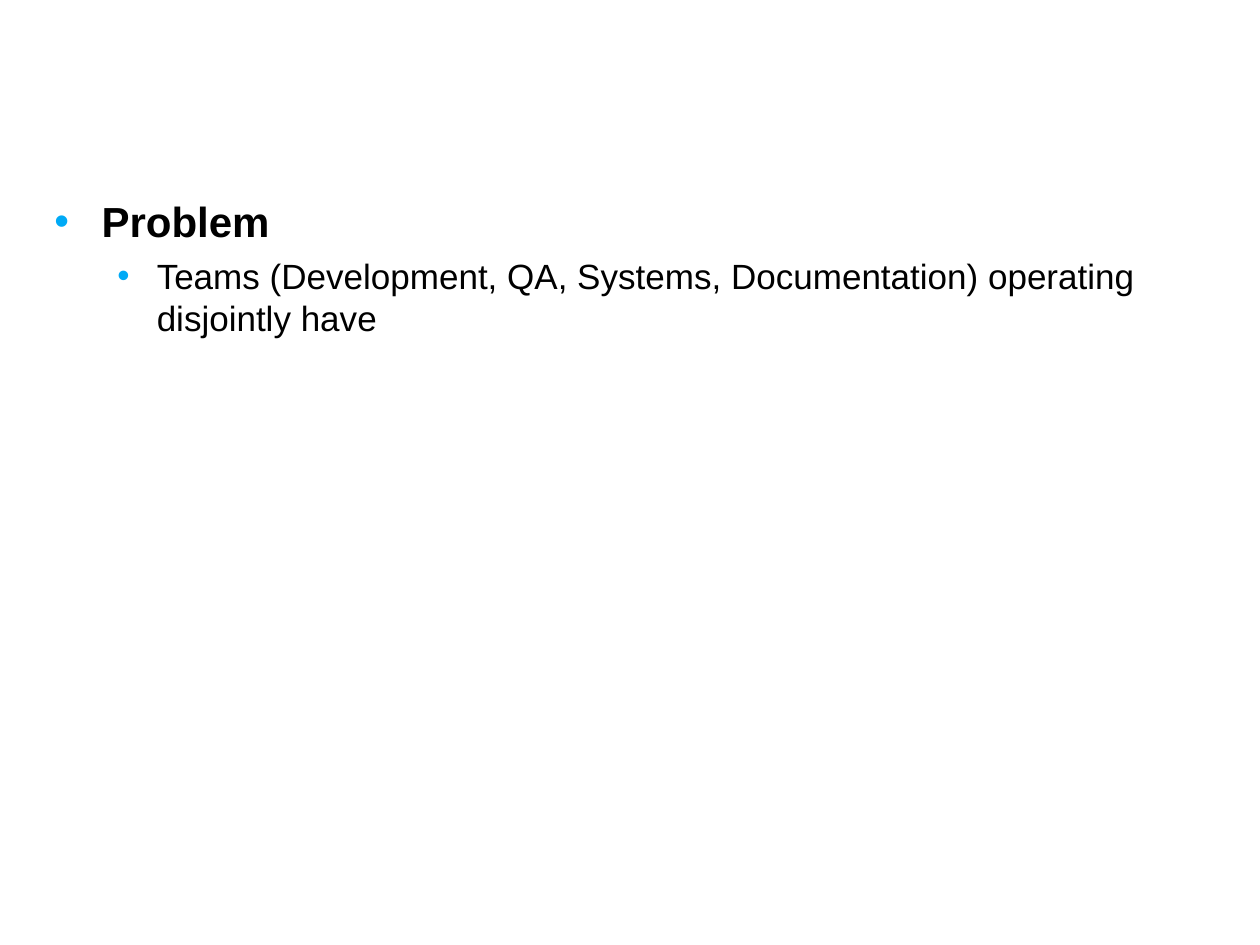
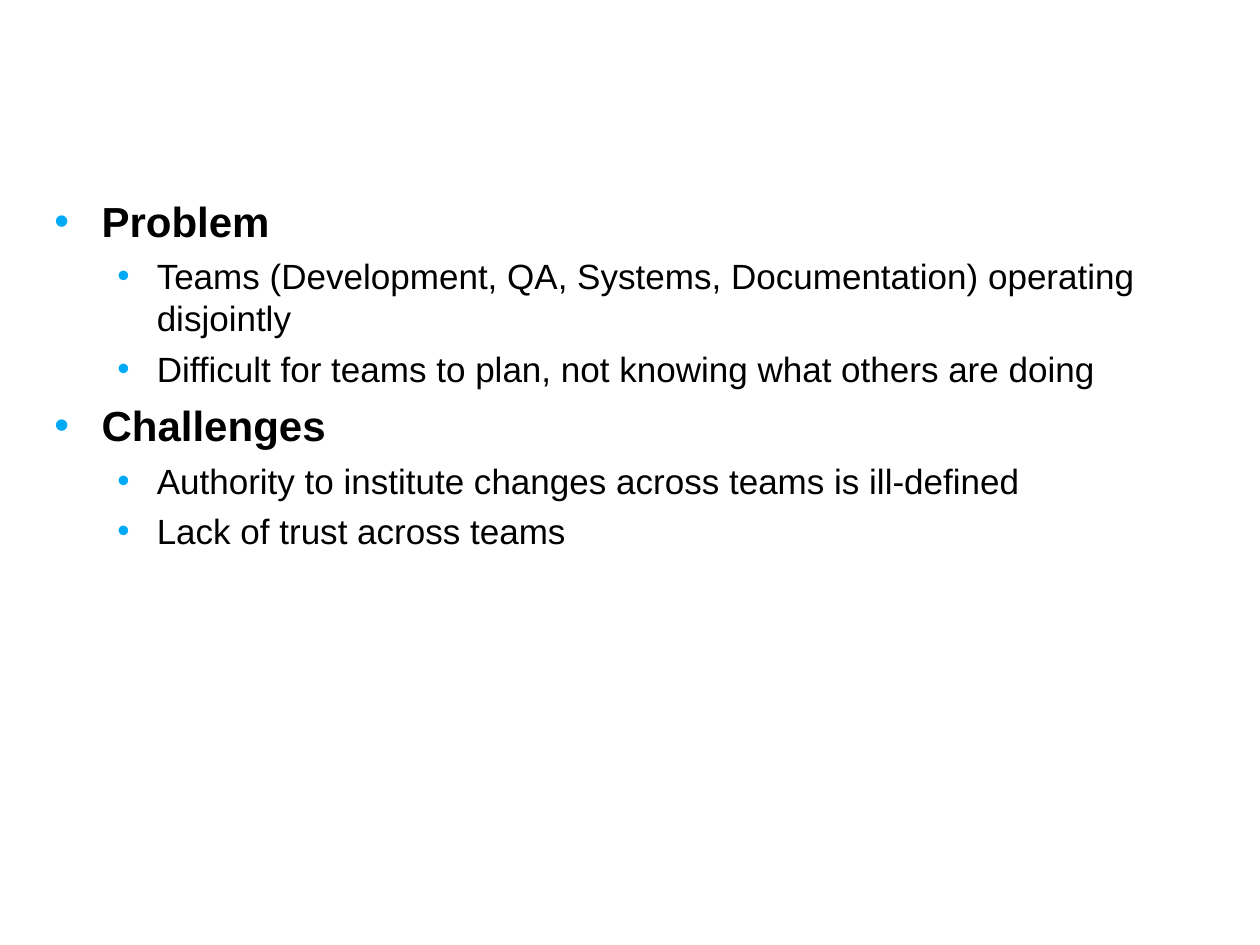
Before and after one commit to NCIP/caarray-docs, a slide deck: slide 6 of environment/references/process_improvement_proposal.ppt (slide 7 before the commit). Drawn at 1260x945 pixels with LibreOffice and Linux fonts; fonts in the diff are those of the drawing; background and template pictures are left out. Boxes give left, top, right and bottom in pixels: in the first picture for what was removed or moved away, otherwise in the second. Text is boxed around its words. In the diff, an @@ line names an element or a change of style, - is before the commit and + after.

```diff
--- a/environment/references/process_improvement_proposal.ppt
+++ b/environment/references/process_improvement_proposal.ppt
@@ text at (102, 263, 1134, 545): text changed @@
-  • Teams (Development, QA, Systems, Documentation) operating disjointly have
+  • Teams (Development, QA, Systems, Documentation) operating disjointly
+  • Difficult for teams to plan, not knowing what others are doing
+• Challenges
+  • Authority to institute changes across teams is ill-defined
+  • Lack of trust across teams
```
Also in this commit, not shown: 1 other slide changed, 5 slides removed, 1 other file.
